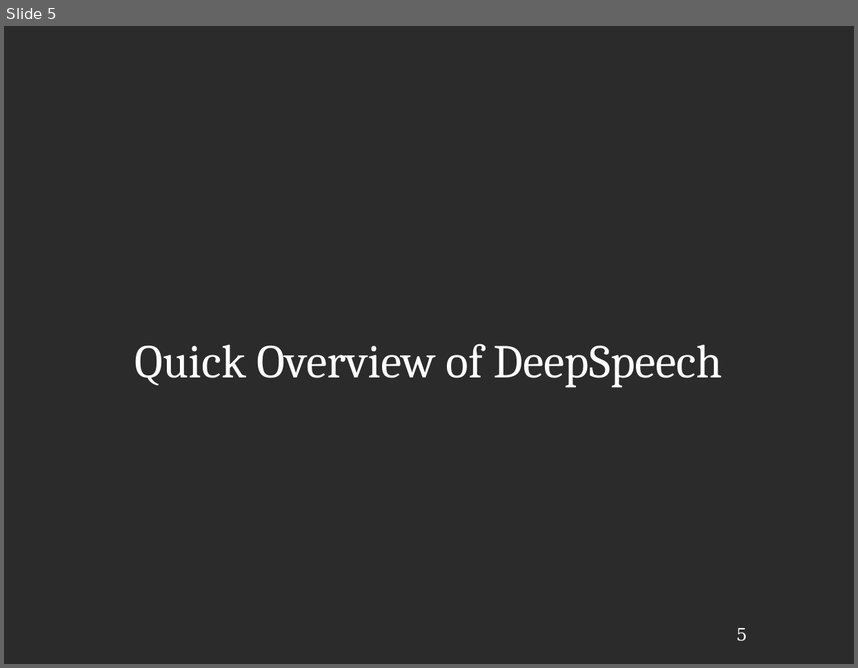
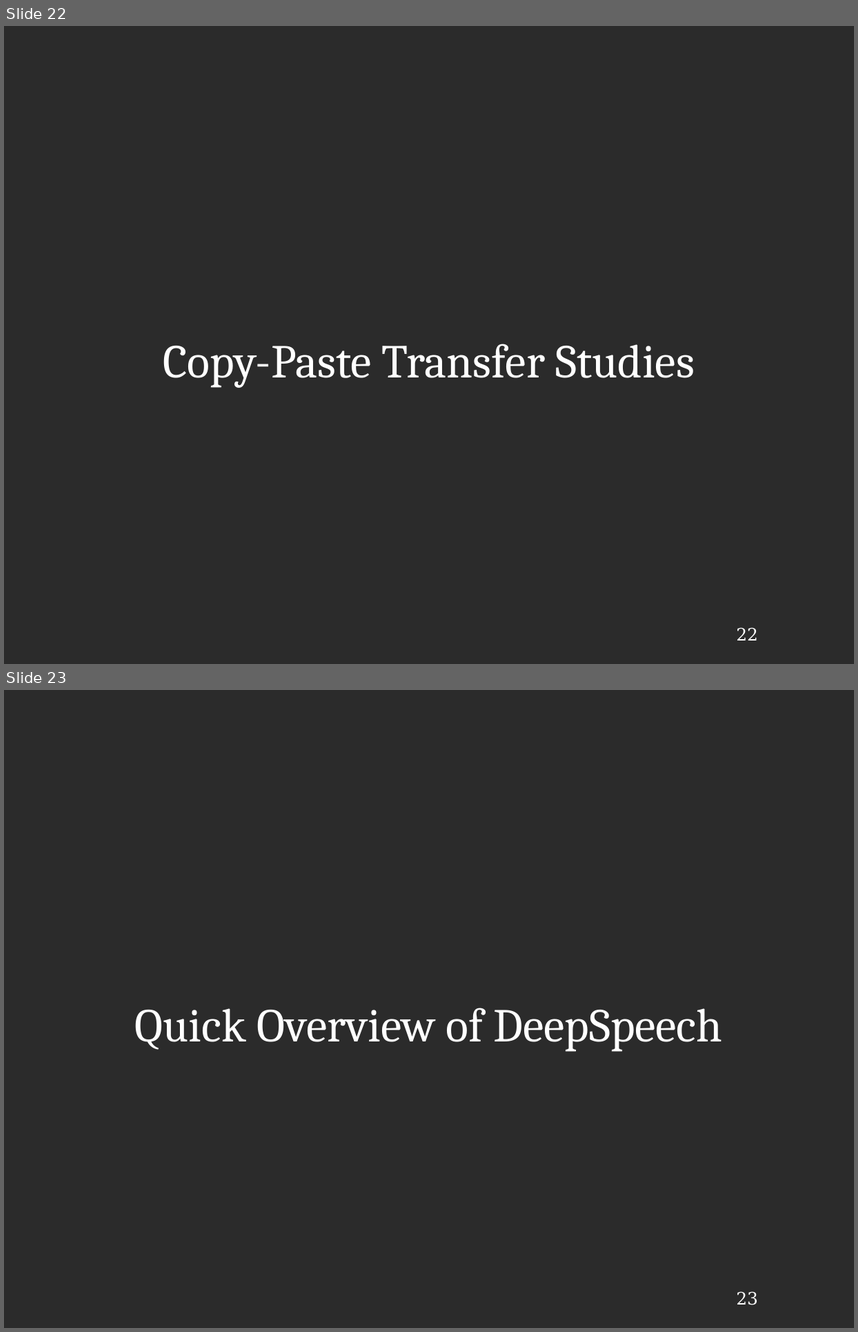
Before and after one commit to JRMeyer/defense, a slide deck: defense.odp. Shown one above the other, each under a label of ours: slide 5 before the commit, slides 22 and 23 after it. The pictures are 858x668 and 858x1332 pixels, drawn with LibreOffice and Linux fonts; fonts in the diff are those of the drawing; background and template pictures are left out; a plain dark background stands for a picture behind light text. Boxes give left, top, right and bottom in pixels: in the first picture for what was removed or moved away, otherwise in the second. Text is boxed around its words. In the diff, an @@ line names an element or a change of style, - is before the commit and + after.

```diff
--- a/defense.odp
+++ b/defense.odp
@@ slide 22 added at (4,26,854,664), background picture (left out); not listed: 1 template element that a slide beside it also shows @@
@@ title added at (163,343,695,388), 44 pt, text #FFFFFF @@
+Copy-Paste Transfer Studies
@@ what was slide 5 is now slide 23 @@
@@ page number at (736,1291,758,1305): text changed @@
-5
+23
```
Also in this commit, not shown: 18 other slides added, 1 slide removed, 2 other files.
